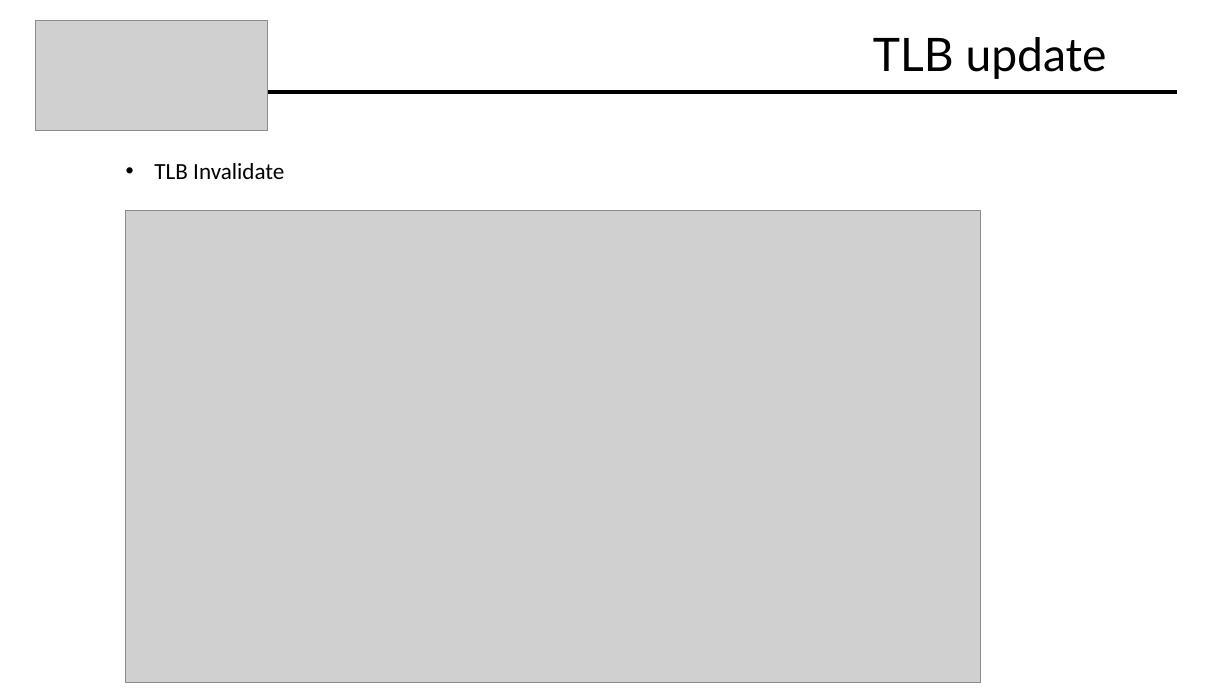
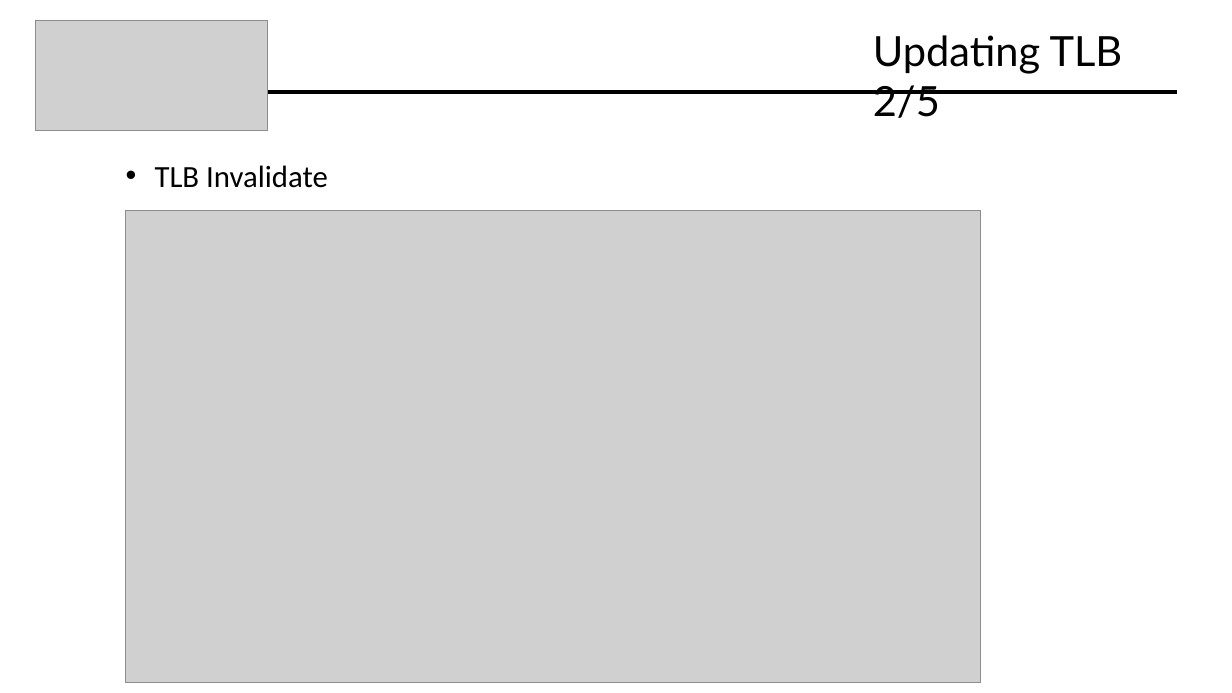
Before and after one commit to Davide619/OS161, a slide deck: slide 31 of Presentazione Progetto OS161.pptx (slide 29 before the commit). Drawn at 1232x693 pixels with LibreOffice and Linux fonts; fonts in the diff are those of the drawing; grey boxes stand for pictures. Boxes give left, top, right and bottom in pixels: in the first picture for what was removed or moved away, otherwise in the second. Text is boxed around its words. In the diff, an @@ line names an element or a change of style, - is before the commit and + after.

```diff
--- a/Presentazione Progetto OS161.pptx
+++ b/Presentazione Progetto OS161.pptx
@@ title at [873,35,1123,118]: text changed; size 36 to 32.4 pt @@
-TLB update
+Updating TLB 2/5
@@ text "TLB Invalidate" at [155,165,328,188]: size 18 to 24 pt @@
```
Also in this commit, not shown: 22 other slides changed, 3 slides added, 1 slide removed.
